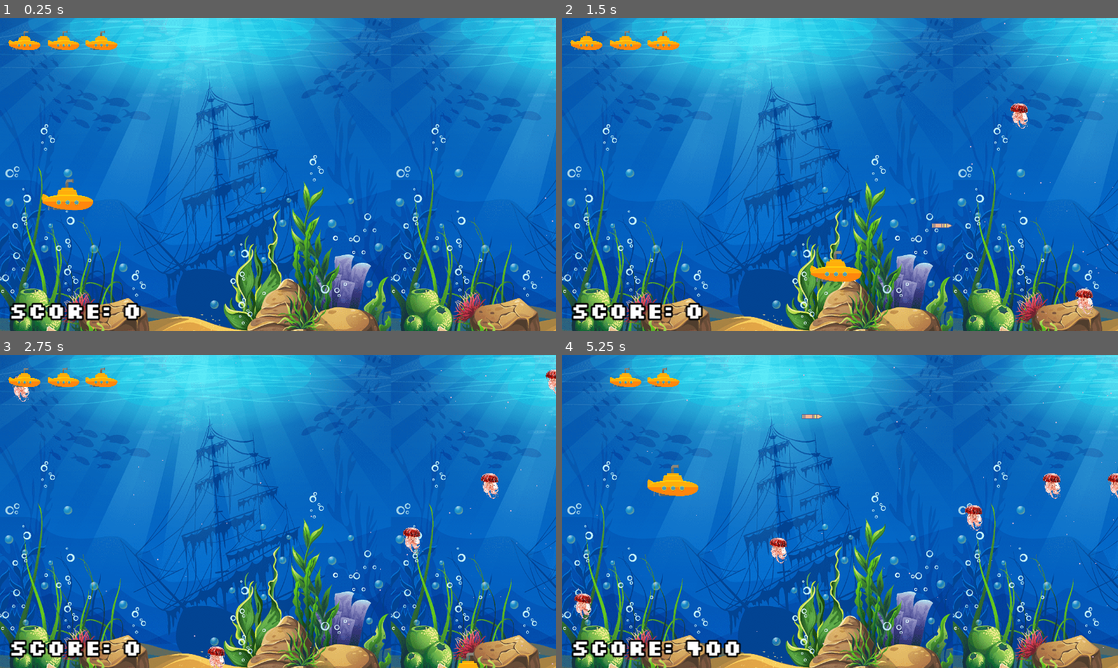
Above: before the commit, frames 1-4 (two rows, left to right).
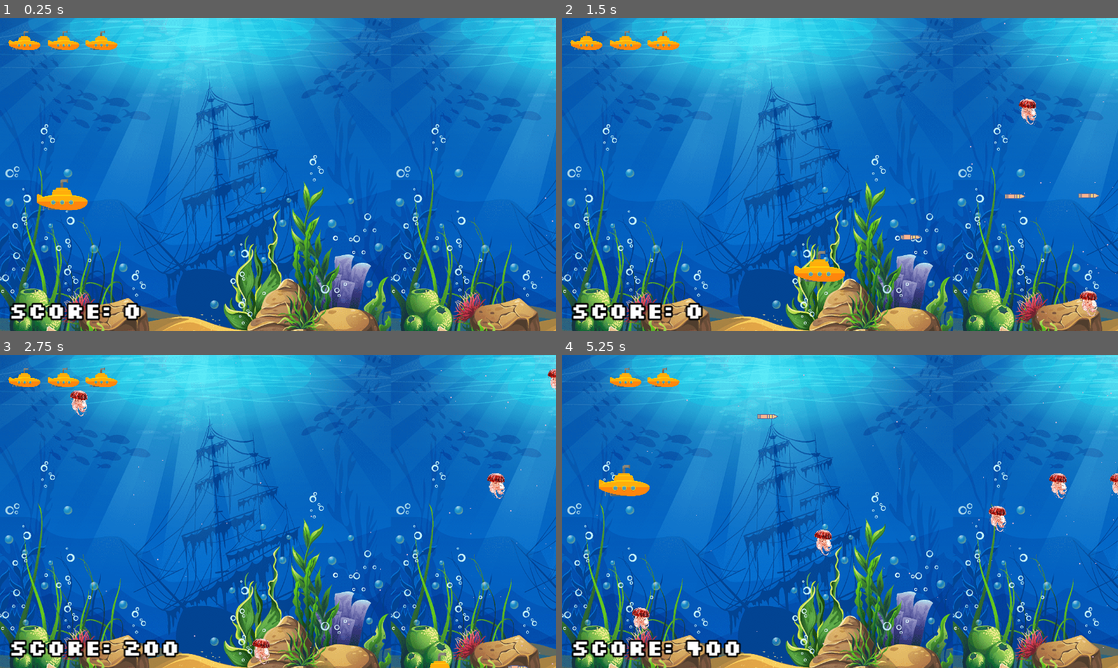
Above: after the commit, the same moments.

Repository: dtru5/LightningGame
Game: Godot game, scene res://scenes/game.tscn
Two runs of this game, one before a commit and one after it. Both use one fixed random seed, a clock stepped at 60 frames per second and the inputs below.
Inputs:
- Up to frame 1 (0.25 s): no input
- Up to frame 2 (1.5 s): hold Right (right) 0.53-1.28 s; hold Space (shoot) 0.53-1.28 s; hold Down (down) from 1.28 s (still down); tap Space (shoot) at 1.35 s
- Up to frame 3 (2.75 s): release Down (down) at 2.03 s; hold Right (right) from 2.03 s (still down); hold Space (shoot) from 2.03 s (still down)
- Up to frame 4 (5.25 s): release Right (right) at 2.78 s; release Space (shoot) at 2.78 s; hold Up (up) 2.78-3.53 s; tap Space (shoot) at 2.85, 4.35 s; hold Space (shoot) 3.53-4.28 s; hold Left (left) 3.53-5.03 s; hold Down (down) from 5.03 s (still down); hold Space (shoot) from 5.03 s (still down)

The runs differ from the first frame. In frame 1, 0.3% of the frame differs, in the area x 6-17%, y 51-62%; in frame 2, 1.3%; in frame 3, 1.7%; in frame 4, 2.5%, in the area x 2-100%, y 18-90%.

Commit message:
enables powerups, balance changes
powerups now grant rapid fire for 3 seconds

submarine can fire by holding space rather than tapping space

slightly tweaked enemy speed

fixed issue where killing enemy by running into them was giving points to player

player no longer moves forward automatically

Diff:
--- a/scenes/game.tscn
+++ b/scenes/game.tscn
@@ -67,6 +67,10 @@
 [node name="CollisionShape2D" parent="Player" index="1"]
 position = Vector2(2, 9)
 
+[node name="rapid_fire_timer" type="Timer" parent="Player"]
+wait_time = 3.0
+one_shot = true
+
 [node name="EnemySpawner" parent="." instance=ExtResource("4_qruwp")]
 
 [node name="EnemyCleaner" type="Area2D" parent="."]
@@ -84,6 +88,7 @@
 lifetime = 10.0
 
 [connection signal="collision_with_enemy" from="Player" to="." method="_on_player_collision_with_enemy"]
+[connection signal="timeout" from="Player/rapid_fire_timer" to="Player" method="_on_rapid_fire_timer_timeout"]
 [connection signal="enemy_spawned" from="EnemySpawner" to="." method="_on_enemy_spawner_enemy_spawned"]
 [connection signal="rocket_enemy_spawned" from="EnemySpawner" to="." method="_on_enemy_spawner_rocket_enemy_spawned"]
 [connection signal="area_entered" from="EnemyCleaner" to="." method="_on_enemy_cleaner_area_entered"]
--- a/scripts/enemy.gd
+++ b/scripts/enemy.gd
@@ -2,8 +2,8 @@
 
 signal update_score
 
-@export var speed_x: int = 300
-@export var speed_y: int = 50
+@export var speed_x: int = 280
+@export var speed_y: int = 40
 @export var rotation_speed: float = 0.05
 @export var enemy_flying_direction: int = randi_range(-1, 1)
 @export var acceleration: int = 3
--- a/scripts/game.gd
+++ b/scripts/game.gd
@@ -34,7 +34,8 @@
 	lives -= 1
 	hud.off_visible_left_lives(lives)
 	lost_live_sound.play()
-	score -= 100 # when enemy hit player you get 0 points: -100+100
+	score -= 200 # when enemy hit player you get 0 points: -100+100
+
 	if (lives < 1):
 		player_scene.die()
 		game_over_sound.play()
@@ -54,12 +55,12 @@
 	get_tree().quit()
 
 func _on_enemy_died() -> void:
-	score += 100
+	score += 200
 	hud.update_score_ui(score)
 	enemy_dead_sound.play()
 
 func _on_rocket_enemy_died() -> void:
-	score += 400
+	score += 200
 	hud.update_score_ui(score)
 	enemy_dead_sound.play()
 
--- a/scripts/player.gd
+++ b/scripts/player.gd
@@ -2,16 +2,18 @@
 
 signal collision_with_enemy
 
-const start_speed: int = 50
+const start_speed: int = 0
 const move_speed: int = 800
 const falling_speed: int = 10
 const area_width: int = 1280
 const area_height: int = 720
-var rocket_time_limiter: float = 0.2
+var rocket_time_limiter: float = 0.28
 
 var is_rocket_blocked = false
 var rocket_scene = preload("res://scenes/rocket.tscn")
 @onready var rocket_container: Node = get_node("RocketContainer")
+
+@onready var rapid_fire_timer : Node = get_node("rapid_fire_timer")
 
 @onready var player_shoot_sound = $"../SFX/PlayerShootSound"
 
@@ -52,7 +54,7 @@
 func shoot() -> void:
 	var rocket_instance: Area2D = rocket_scene.instantiate()
 
-	if Input.is_action_just_pressed("shoot") && is_rocket_blocked == false:
+	if Input.is_action_pressed("shoot") && is_rocket_blocked == false:
 		player_shoot_sound.play()
 		rocket_container.add_child(rocket_instance)
 		rocket_instance.global_position = global_position
@@ -62,6 +64,13 @@
 		await get_tree().create_timer(rocket_time_limiter).timeout
 		is_rocket_blocked = false
 
+func enable_rapid_fire() -> void:
+	rocket_time_limiter = 0.05
+	rapid_fire_timer.start(3)
+
+func _on_rapid_fire_timer_timeout():
+	rocket_time_limiter = 0.28
+
 func hurt_player() -> void:
 	emit_signal("collision_with_enemy")
 
--- a/scripts/power_up_1.gd
+++ b/scripts/power_up_1.gd
@@ -7,5 +7,6 @@
 	global_position.x -= speed * delta
 
 func _on_body_entered(body: Node2D) -> void:
-	print("hi\n")
+	if body.name == "Player":
+		body.enable_rapid_fire()
 	queue_free()
Not shown, added: .DS_Store
Not shown, added: .gitignore
